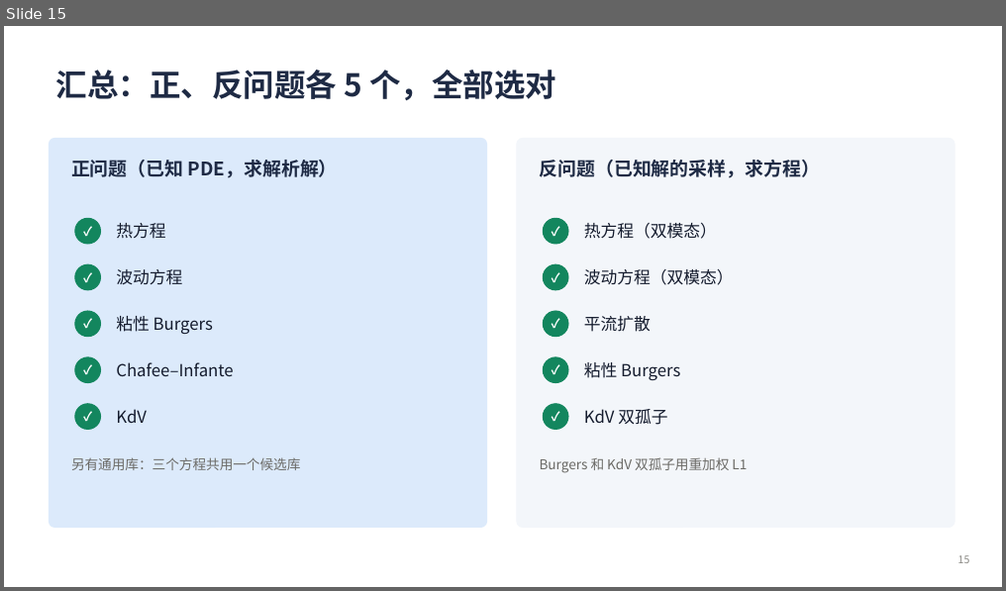
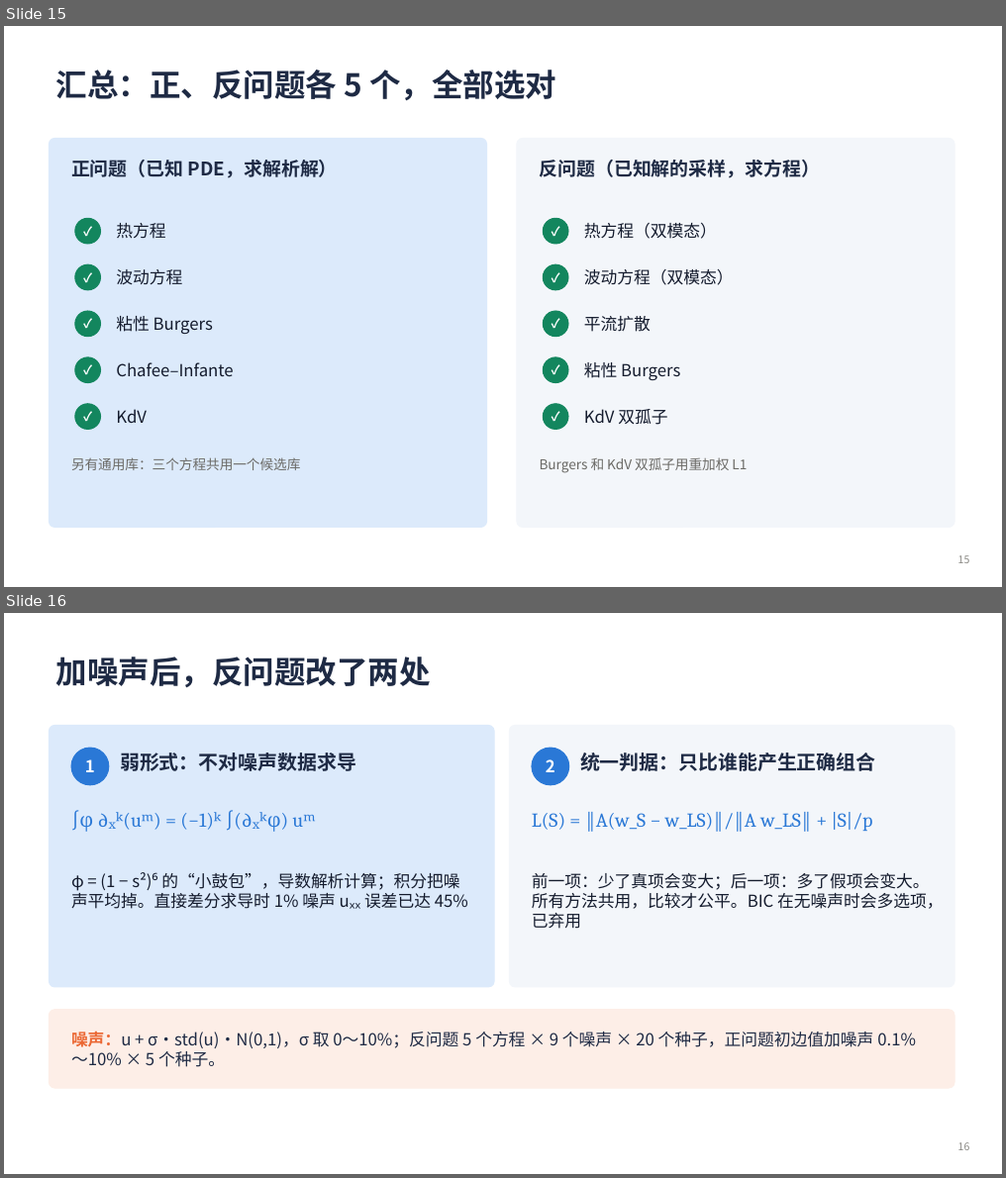
Before and after one commit to changsongjin/pde-l1-analytic, a slide deck: slides/PDE_L1_进展汇报.pptx. Shown one above the other, each under a label of ours: slide 15 before the commit, slides 15 and 16 after it. The pictures are 1006x591 and 1006x1178 pixels, drawn with LibreOffice and Linux fonts; fonts in the diff are those of the drawing. Boxes give left, top, right and bottom in pixels: in the first picture for what was removed or moved away, otherwise in the second. Text is boxed around its words. In the diff, an @@ line names an element or a change of style, - is before the commit and + after.

```diff
--- a/slides/PDE_L1_进展汇报.pptx
+++ b/slides/PDE_L1_进展汇报.pptx
@@ slide 16 added at (4,613,1002,1174), background #FFFFFF @@
@@ title added at (56,657,431,687), 30 pt, text #1E2A44, bold @@
+加噪声后，反问题改了两处
@@ rounded rectangle added at (49,725,494,987), fill #DCEAFB, outline #DCEAFB 1 pt @@
@@ rounded rectangle added at (509,725,954,987), fill #F3F6FA, outline #F3F6FA 1 pt @@
@@ ellipse added at (71,748,109,785), fill #2A78D6, outline #2A78D6 1 pt @@
@@ text added at (85,760,95,772), 16 pt, text #FFFFFF, bold @@
+1
@@ text added at (120,753,356,771), 19 pt, text #1E2A44, bold @@
+弱形式：不对噪声数据求导
@@ ellipse added at (532,748,569,785), fill #2A78D6, outline #2A78D6 1 pt @@
@@ text added at (546,760,555,772), 16 pt, text #FFFFFF, bold @@
+2
@@ text added at (580,753,876,771), 19 pt, text #1E2A44, bold @@
+统一判据：只比谁能产生正确组合
@@ text added at (79,812,281,832), 19 pt, text #2A78D6 @@
+∫φ ∂ₓᵏ(uᵐ) = (−1)ᵏ ∫(∂ₓᵏφ) uᵐ
@@ text added at (532,812,873,831), 19 pt, text #2A78D6 @@
+L(S) = ‖A(w_S − w_LS)‖/‖A w_LS‖ + |S|/p
@@ text added at (71,872,468,909), 16 pt, text #141B2D @@
+φ = (1 − s²)⁶ 的“小鼓包”，导数解析计算；积分把噪声平均掉。直接差分求导时 1% 噪声 uₓₓ 误差已达 45%
@@ text added at (532,873,943,929), 16 pt, text #141B2D @@
+前一项：少了真项会变大；后一项：多了假项会变大。所有方法共用，比较才公平。BIC 在无噪声时会多选项，已弃用
@@ rounded rectangle added at (49,1010,954,1088), fill #FDEEE7, outline #FDEEE7 1 pt @@
@@ text added at (71,1031,916,1067), 16 pt, text #1E2A44 @@
+噪声：u + σ·std(u)·N(0,1)，σ 取 0～10%；反问题 5 个方程 × 9 个噪声 × 20 个种子，正问题初边值加噪声 0.1%～10% × 5 个种子。
@@ page number added at (958,1143,970,1151), 10 pt, text #8A8984 @@
+16
```
Also in this commit, not shown: 4 slides changed, 4 other slides added, 41 other files.
